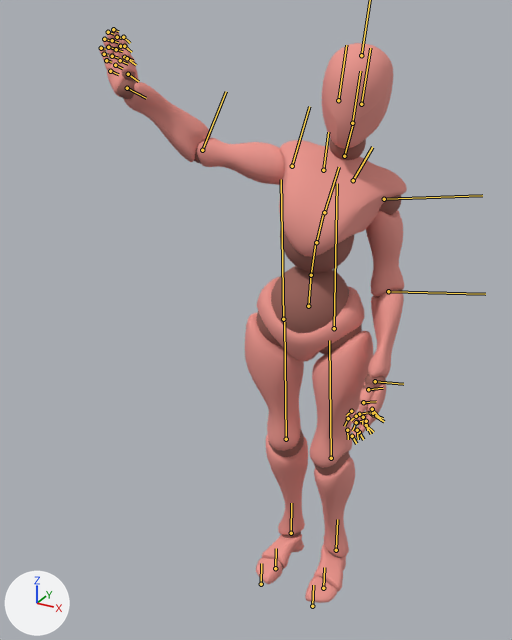
Before and after pictures for a commit that changed the FBX model 2.2.3_High-level-Rigging-live/Assets/Models/xbot@Waving.fbx.
The view is the same before and after, from a camera (50 mm lens) standing at (0.809, -1.863, 1.876) and looking at (-0.204, -0.021, 0.955). Lighting does not change. The marker at lower left points along +X, +Y and +Z. Both versions are drawn at frame 55 of the action 'mixamo.com'; the numbers are the values there. The bones that bend it are drawn over the model as lines.

The first picture shows 'Beta_Joints', 'Beta_Surface'.
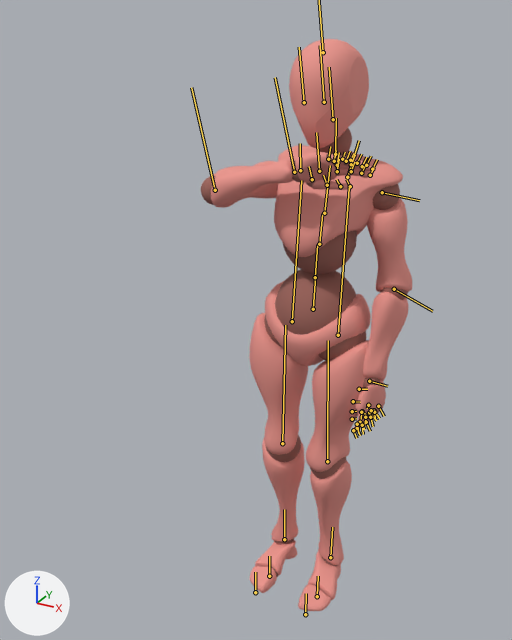
What differs and where, as boxes [x1, y1, x2, y2] in the pictures (512 x 640 px):
'Beta_Surface', posed (35% narrower)
    before: [99, 29, 407, 603]
    after: [211, 39, 412, 611]
'Beta_Joints', posed (31% narrower, 16% shorter)
    before: [102, 35, 402, 581]
    after: [201, 128, 408, 589]
bone 'mixamorig:Hips', root to tip
    before: (308, 306) to (311, 274)
    after: (313, 309) to (315, 276)
bone 'mixamorig:Spine', root to tip
    before: (311, 275) to (315, 243)
    after: (315, 277) to (317, 244)
bone 'mixamorig:Spine1', root to tip
    before: (316, 242) to (323, 213)
    after: (319, 244) to (322, 213)
bone 'mixamorig:Spine2', root to tip
    before: (324, 212) to (339, 167)
    after: (324, 213) to (330, 165)
bone 'mixamorig:Neck', root to tip
    before: (344, 156) to (353, 122)
    after: (335, 154) to (336, 118)
bone 'mixamorig:LeftShoulder', root to tip
    before: (353, 180) to (372, 147)
    after: (347, 177) to (359, 140)
bone 'mixamorig:LeftArm', root to tip
    before: (384, 199) to (482, 195)
    after: (382, 192) to (419, 200)
bone 'mixamorig:LeftForeArm', root to tip
    before: (388, 291) to (485, 294)
    after: (394, 289) to (432, 311)
bone 'mixamorig:LeftHand', root to tip
    before: (375, 381) to (403, 384)
    after: (369, 381) to (387, 386)
bone 'mixamorig:RightArm', root to tip
    before: (292, 166) to (309, 106)
    after: (294, 172) to (275, 77)
bone 'mixamorig:RightForeArm', root to tip
    before: (202, 150) to (226, 91)
    after: (215, 190) to (191, 87)
bone 'mixamorig:RightHand', root to tip
    before: (127, 88) to (146, 98)
    after: (300, 170) to (300, 143)
bone 'mixamorig:RightHandThumb2', root to tip
    before: (127, 58) to (136, 65)
    after: (327, 185) to (323, 175)
bone 'mixamorig:LeftUpLeg', root to tip
    before: (334, 328) to (337, 183)
    after: (338, 335) to (349, 188)
bone 'mixamorig:LeftLeg', root to tip
    before: (331, 458) to (329, 340)
    after: (327, 461) to (328, 340)
bone 'mixamorig:LeftFoot', root to tip
    before: (336, 550) to (337, 519)
    after: (330, 557) to (332, 527)
bone 'mixamorig:RightUpLeg', root to tip
    before: (283, 319) to (281, 179)
    after: (292, 321) to (301, 180)
bone 'mixamorig:RightLeg', root to tip
    before: (286, 439) to (284, 322)
    after: (282, 443) to (285, 325)

What changed in the scene script:
```text
Change bone_mixamorig_hips:
    where bone_mixamorig_hips = bpy.data.objects['Armature'].pose.bones['mixamorig:Hips']
    bone_mixamorig_hips.location: (-2.1, -0.2, -0.4) -> (0.5, 0.2, 2.1)
    bone_mixamorig_hips.rotation_quaternion: (0.997, 0.003, 0.073, -0.023) -> (0.998, -0.019, -0.054, -0.008)  # degrees (0, 8, -3) -> degrees (-2, -6, -1)
Change bone_mixamorig_spine:
    where bone_mixamorig_spine = bpy.data.objects['Armature'].pose.bones['mixamorig:Spine']  # child of 'mixamorig:Hips'
    bone_mixamorig_spine.rotation_quaternion: (1.0, -0.01, 0.002, -0.03) -> (1.0, 0.001, 0.001, -0.007)  # degrees (-1, 0, -3) -> degrees (0, 0, -1)
Change bone_mixamorig_spine1:
    where bone_mixamorig_spine1 = bpy.data.objects['Armature'].pose.bones['mixamorig:Spine1']  # child of 'mixamorig:Spine'
    bone_mixamorig_spine1.rotation_quaternion: (0.999, -0.02, 0.004, -0.039) -> (1.0, 0.002, 0.002, -0.009)  # degrees (-2, 0, -4) -> degrees (0, 0, -1)
Change bone_mixamorig_spine2:
    where bone_mixamorig_spine2 = bpy.data.objects['Armature'].pose.bones['mixamorig:Spine2']  # child of 'mixamorig:Spine1'
    bone_mixamorig_spine2.rotation_quaternion: (0.999, -0.02, 0.004, -0.039) -> (1.0, 0.002, 0.002, -0.009)  # degrees (-2, 0, -4) -> degrees (0, 0, -1)
Change bone_mixamorig_neck:
    where bone_mixamorig_neck = bpy.data.objects['Armature'].pose.bones['mixamorig:Neck']  # child of 'mixamorig:Spine2'
    bone_mixamorig_neck.rotation_quaternion: (1.0, -0.001, 0.001, 0.027) -> (0.999, 0.03, -0.008, 0.041)  # degrees (0, 0, 3) -> degrees (3, -1, 5)
Change bone_mixamorig_leftshoulder:
    where bone_mixamorig_leftshoulder = bpy.data.objects['Armature'].pose.bones['mixamorig:LeftShoulder']  # child of 'mixamorig:Spine2'
    bone_mixamorig_leftshoulder.rotation_quaternion: (0.993, 0.0, 0.051, -0.105) -> (0.994, 0.014, -0.038, -0.105)  # degrees (-1, 6, -12) -> degrees (2, -4, -12)
Change bone_mixamorig_leftarm:
    where bone_mixamorig_leftarm = bpy.data.objects['Armature'].pose.bones['mixamorig:LeftArm']  # child of 'mixamorig:LeftShoulder'
    bone_mixamorig_leftarm.rotation_quaternion: (0.88, 0.093, -0.077, -0.46) -> (0.804, 0.306, -0.177, -0.479)  # degrees (14, -3, -56) -> degrees (41, 1, -61)
Change bone_mixamorig_leftforearm:
    where bone_mixamorig_leftforearm = bpy.data.objects['Armature'].pose.bones['mixamorig:LeftForeArm']  # child of 'mixamorig:LeftArm'
    bone_mixamorig_leftforearm.rotation_quaternion: (0.949, 0.0, -0.316, 0.0) -> (0.98, 0.0, -0.197, 0.0)  # degrees (0, -37, 0) -> degrees (0, -23, 0)
Change bone_mixamorig_lefthand:
    where bone_mixamorig_lefthand = bpy.data.objects['Armature'].pose.bones['mixamorig:LeftHand']  # child of 'mixamorig:LeftForeArm'
    bone_mixamorig_lefthand.rotation_quaternion: (0.984, -0.14, 0.109, 0.024) -> (0.978, -0.167, 0.091, 0.081)  # degrees (-16, 13, 1) -> degrees (-19, 12, 8)
Change bone_mixamorig_rightarm:
    where bone_mixamorig_rightarm = bpy.data.objects['Armature'].pose.bones['mixamorig:RightArm']  # child of 'mixamorig:RightShoulder'
    bone_mixamorig_rightarm.rotation_quaternion: (0.884, -0.453, 0.113, 0.032) -> (0.808, -0.053, 0.584, 0.063)  # degrees (-55, 13, -3) -> degrees (-2, 72, 7)
Change bone_mixamorig_rightforearm:
    where bone_mixamorig_rightforearm = bpy.data.objects['Armature'].pose.bones['mixamorig:RightForeArm']  # child of 'mixamorig:RightArm'
    bone_mixamorig_rightforearm.rotation_quaternion: (0.937, 0.0, 0.35, 0.0) -> (0.535, 0.0, 0.845, 0.0)  # degrees (0, 41, 0) -> degrees (0, 115, 0)
Change bone_mixamorig_righthand:
    where bone_mixamorig_righthand = bpy.data.objects['Armature'].pose.bones['mixamorig:RightHand']  # child of 'mixamorig:RightForeArm'
    bone_mixamorig_righthand.rotation_quaternion: (0.871, -0.142, 0.026, -0.47) -> (0.941, 0.294, 0.166, -0.014)  # degrees (-16, -5, -56) -> degrees (35, 19, 4)
Change bone_mixamorig_righthandthumb2:
    where bone_mixamorig_righthandthumb2 = bpy.data.objects['Armature'].pose.bones['mixamorig:RightHandThumb2']  # child of 'mixamorig:RightHandThumb1'
    bone_mixamorig_righthandthumb2.rotation_quaternion: (0.996, 0.035, -0.071, -0.039) -> (0.989, 0.037, -0.133, -0.056)  # degrees (4, -8, -5) -> degrees (5, -15, -7)
Change bone_mixamorig_leftupleg:
    where bone_mixamorig_leftupleg = bpy.data.objects['Armature'].pose.bones['mixamorig:LeftUpLeg']  # child of 'mixamorig:Hips'
    bone_mixamorig_leftupleg.rotation_quaternion: (0.997, -0.059, -0.001, 0.049) -> (0.997, -0.007, 0.071, 0.006)  # degrees (-7, 0, 6) -> degrees (-1, 8, 1)
Change bone_mixamorig_leftleg:
    where bone_mixamorig_leftleg = bpy.data.objects['Armature'].pose.bones['mixamorig:LeftLeg']  # child of 'mixamorig:LeftUpLeg'
    bone_mixamorig_leftleg.rotation_quaternion: (0.992, 0.103, -0.07, -0.019) -> (0.998, 0.058, -0.025, 0.01)  # degrees (12, -8, -3) -> degrees (7, -3, 1)
Change bone_mixamorig_leftfoot:
    where bone_mixamorig_leftfoot = bpy.data.objects['Armature'].pose.bones['mixamorig:LeftFoot']  # child of 'mixamorig:LeftLeg'
    bone_mixamorig_leftfoot.rotation_quaternion: (0.999, -0.049, 0.001, -0.008) -> (1.0, -0.029, 0.001, -0.007)  # degrees (-6, 0, -1) -> degrees (-3, 0, -1)
Change bone_mixamorig_rightupleg:
    where bone_mixamorig_rightupleg = bpy.data.objects['Armature'].pose.bones['mixamorig:RightUpLeg']  # child of 'mixamorig:Hips'
    bone_mixamorig_rightupleg.rotation_quaternion: (0.994, 0.001, -0.105, 0.04) -> (0.999, -0.006, -0.037, -0.003)  # degrees (0, -12, 5) -> degrees (-1, -4, 0)
Change bone_mixamorig_rightleg:
    where bone_mixamorig_rightleg = bpy.data.objects['Armature'].pose.bones['mixamorig:RightLeg']  # child of 'mixamorig:RightUpLeg'
    bone_mixamorig_rightleg.rotation_quaternion: (0.999, 0.022, -0.019, -0.018) -> (0.997, 0.038, 0.06, -0.001)  # degrees (3, -2, -2) -> degrees (4, 7, 0)
```
